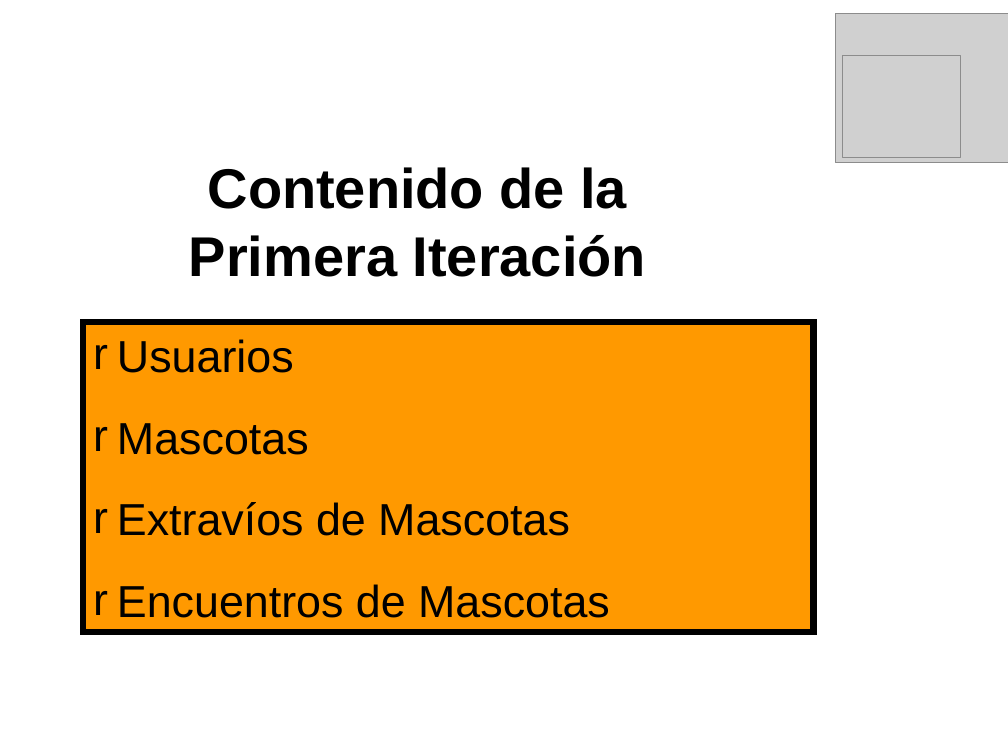
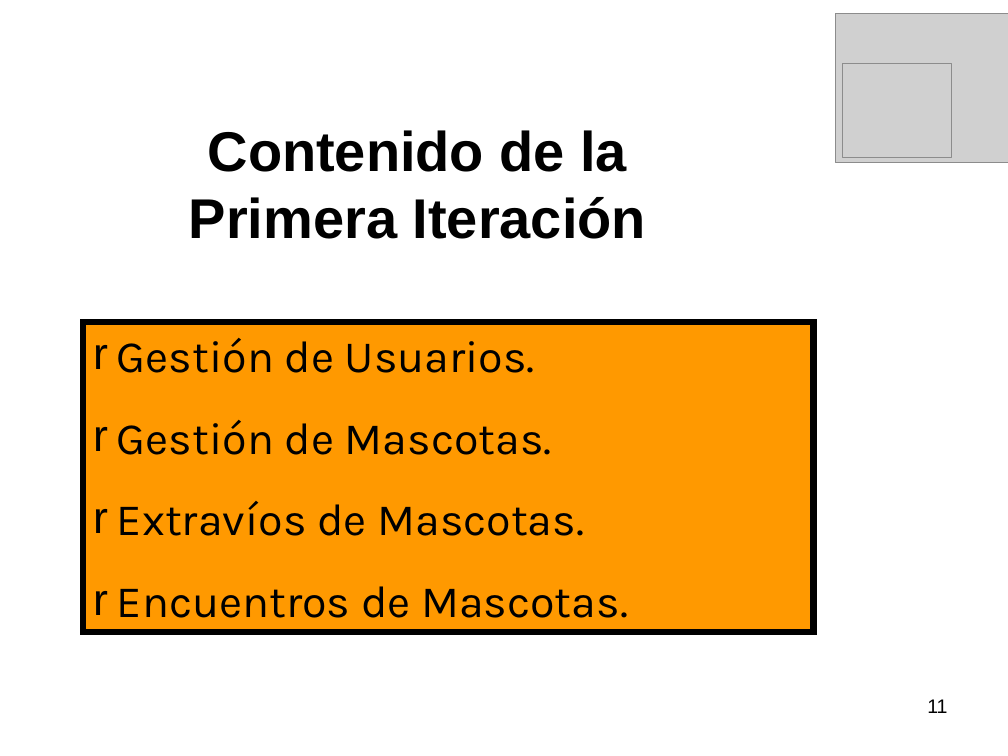
Before and after one commit to mauricioprado00/salud-mascotas, a slide deck: slide 11 of Producto/04-It_I/Presentación Primera Iteración.pps (slide 9 before the commit). Drawn at 1008x756 pixels with LibreOffice and Linux fonts; fonts in the diff are those of the drawing; grey boxes stand for pictures; background and template pictures are left out. Boxes give left, top, right and bottom in pixels: in the first picture for what was removed or moved away, otherwise in the second. Text is boxed around its words. In the diff, an @@ line names an element or a change of style, - is before the commit and + after.

```diff
--- a/Producto/04-It_I/Presentación Primera Iteración.pps
+++ b/Producto/04-It_I/Presentación Primera Iteración.pps
@@ picture: place and size @@
-picture at [843, 55, 961, 157]
+picture at [843, 64, 952, 158]
@@ text "Contenido de la": place and size @@
-text "Contenido de la" at [189, 167, 646, 277]
+text "Contenido de la" at [189, 130, 646, 239]
@@ text in rectangle at [117, 338, 628, 618]: text changed; font Arial to Karla @@
-r Usuarios
-r Mascotas
-r Extravíos de Mascotas
-r Encuentros de Mascotas
+r Gestión de Usuarios.
+r Gestión de Mascotas.
+r Extravíos de Mascotas.
+r Encuentros de Mascotas.
@@ page number added at [927, 699, 947, 713], 14 pt, text #000000 @@
+11
```
Also in this commit, not shown: 5 other slides changed, 10 slides added, 5 slides removed.
